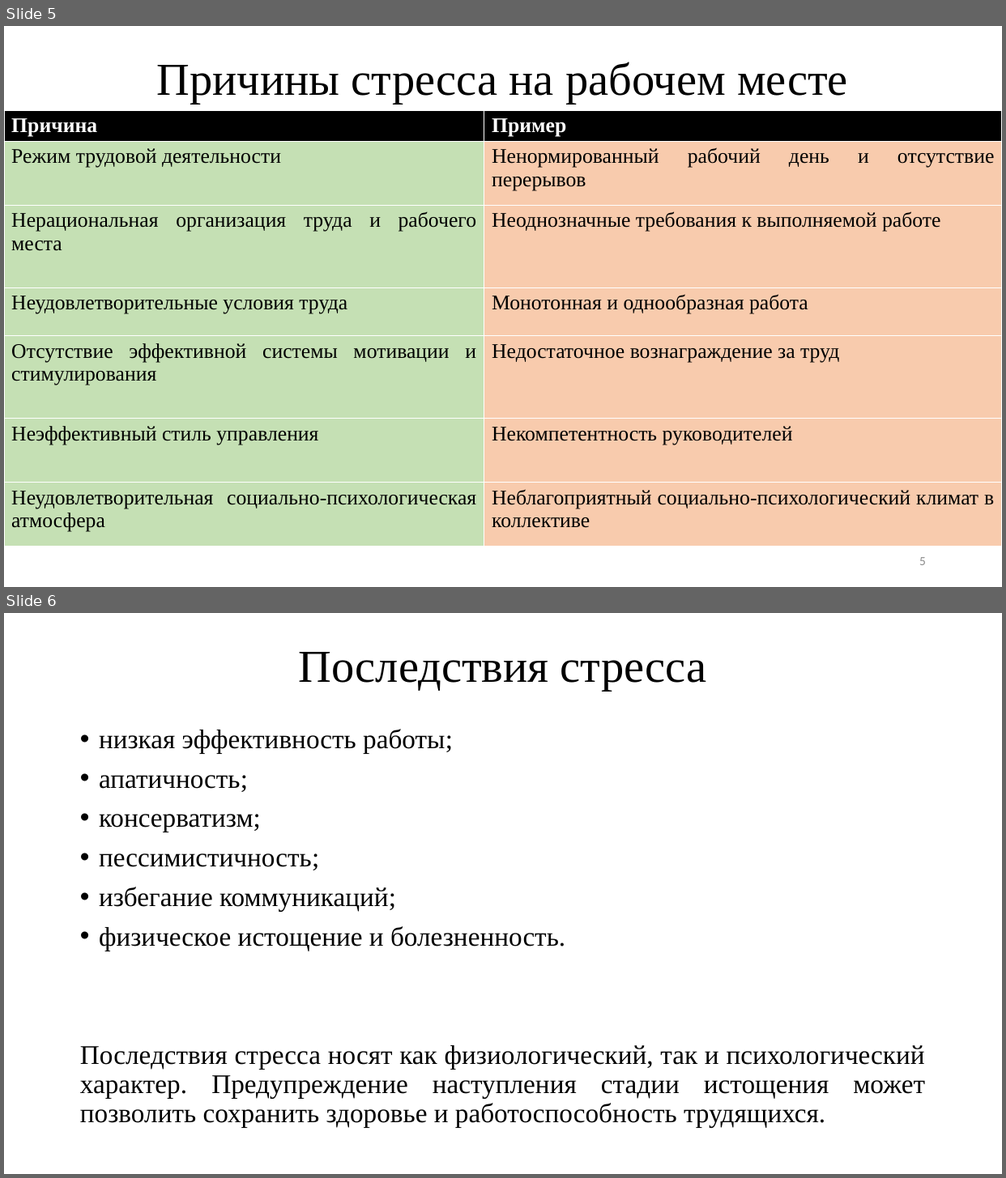
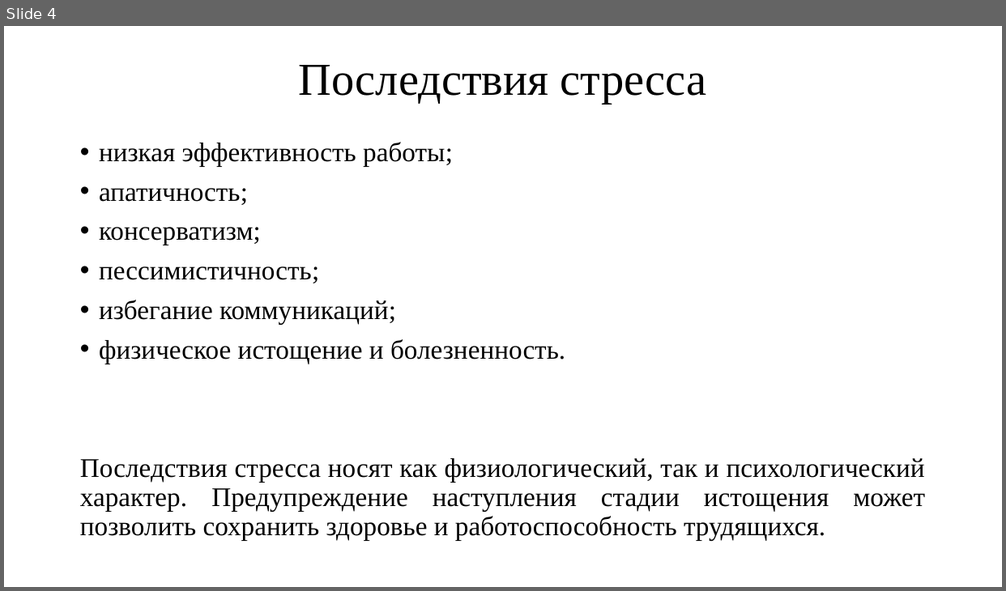
Before and after one commit to TheSawIsTheLaw/FatigueRecognitionSystem, a slide deck: Presentation/presentation.pptx. Shown one above the other, each under a label of ours: slides 5 and 6 before the commit, slide 4 after it. The pictures are 1006x1178 and 1006x591 pixels, drawn with LibreOffice and Linux fonts; fonts in the diff are those of the drawing. Boxes give left, top, right and bottom in pixels: in the first picture for what was removed or moved away, otherwise in the second. Text is boxed around its words. In the diff, an @@ line names an element or a change of style, - is before the commit and + after.

```diff
--- a/Presentation/presentation.pptx
+++ b/Presentation/presentation.pptx
@@ slide 5 removed at (4, 26, 1002, 587), background #FFFFFF @@
@@ title removed at (157, 62, 848, 104) @@
-Причины стресса на рабочем месте
@@ table removed at (4, 110, 1002, 548), 7 rows, 2 columns @@
-Причина | Пример
-Режим трудовой деятельности | Ненормированный рабочий день и отсутствие перерывов
-Нерациональная организация труда и рабочего места | Неоднозначные требования к выполняемой работе
-Неудовлетворительные условия труда | Монотонная и однообразная работа
-Отсутствие эффективной системы мотивации и стимулирования | Недостаточное вознаграждение за труд
-Неэффективный стиль управления | Некомпетентность руководителей
-Неудовлетворительная социально-психологическая атмосфера | Неблагоприятный социально-психологический климат в коллективе
@@ page number removed at (919, 557, 926, 565) @@
-5
@@ what was slide 6 is now slide 4 @@
```
Also in this commit, not shown: 2 slides changed, 3 slides added, 3 other slides removed, 1 other file.
